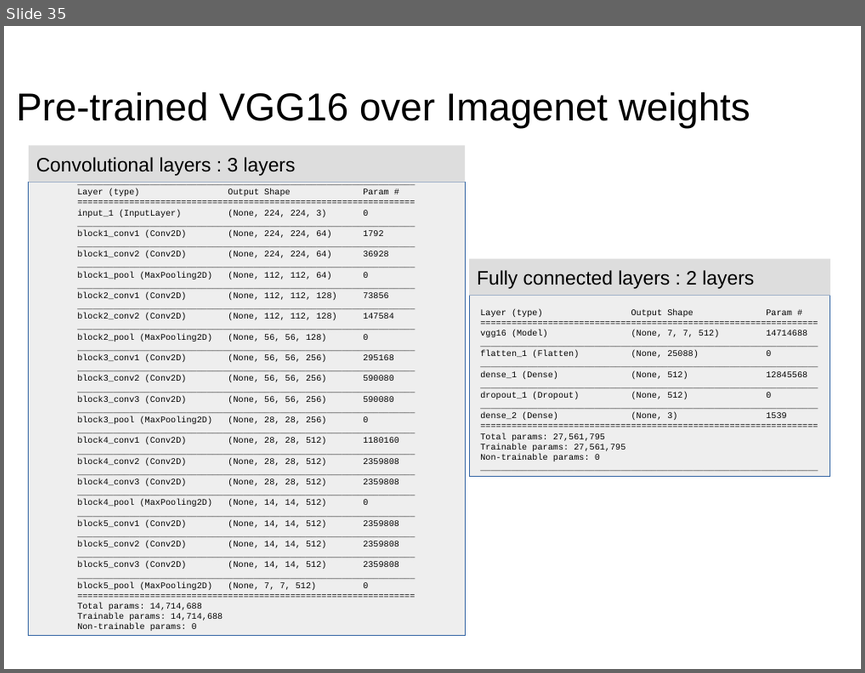
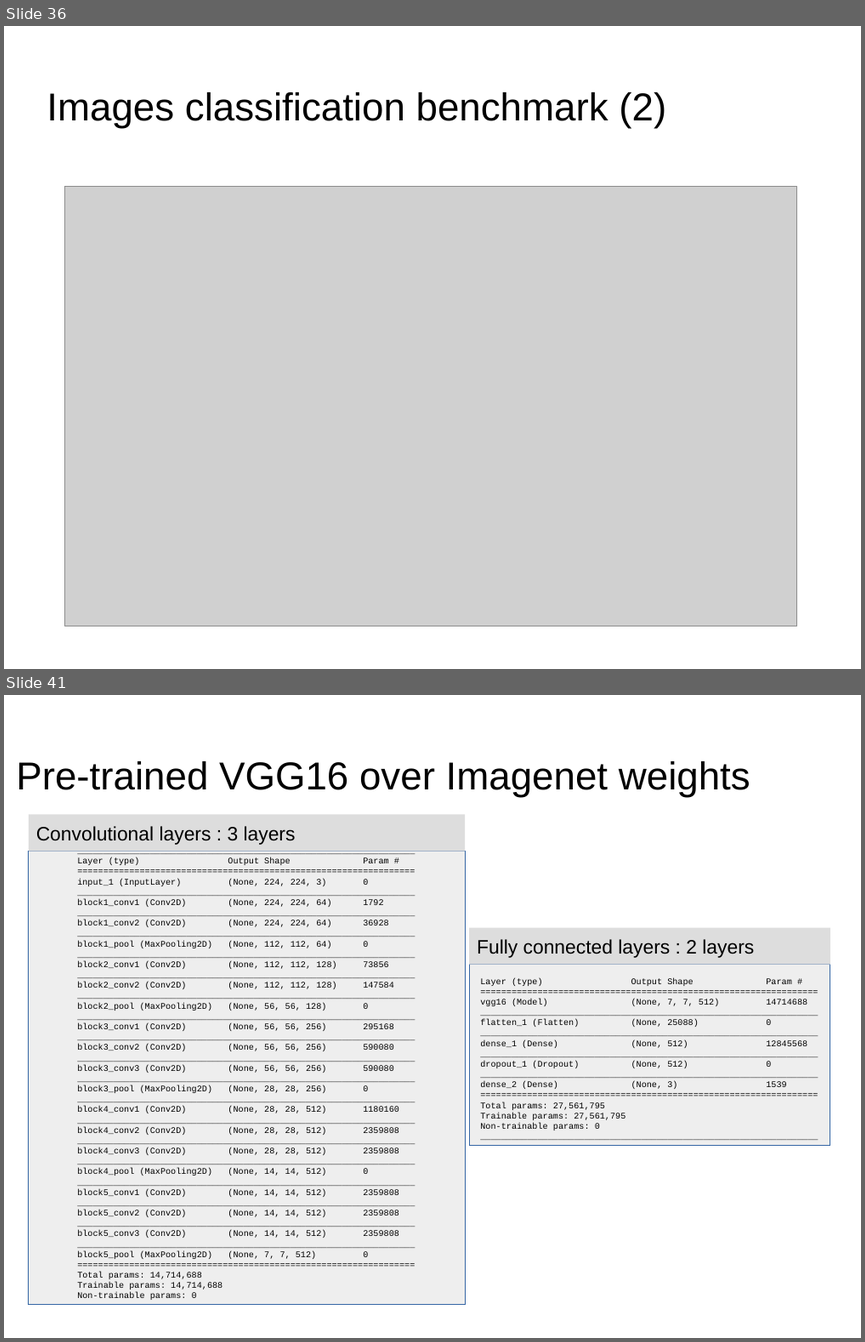
Before and after one commit to dataforcast/OC_Datascientist, a slide deck: P7/report/Openclassrooms_ParcoursDatascientist_P7-V1.odp. Shown one above the other, each under a label of ours: slide 35 before the commit, slides 36 and 41 after it; the slides between them are not shown. The pictures are 865x673 and 865x1342 pixels, drawn with LibreOffice and Linux fonts; fonts in the diff are those of the drawing; grey boxes stand for pictures; background and template pictures are left out. Boxes give left, top, right and bottom in pixels: in the first picture for what was removed or moved away, otherwise in the second. Text is boxed around its words. In the diff, an @@ line names an element or a change of style, - is before the commit and + after.

```diff
--- a/P7/report/Openclassrooms_ParcoursDatascientist_P7-V1.odp
+++ b/P7/report/Openclassrooms_ParcoursDatascientist_P7-V1.odp
@@ slide 36 added at (x1=4, y1=26, x2=861, y2=669), background picture (left out) @@
@@ title added at (x1=46, y1=92, x2=666, y2=129), 36 pt, text #000000 @@
+Images classification benchmark (2)
@@ picture added at (x1=65, y1=187, x2=797, y2=626) @@
@@ what was slide 35 is now slide 41 @@
```
Also in this commit, not shown: 9 slides changed, 7 other slides added, 2 slides removed, 7 other files.
